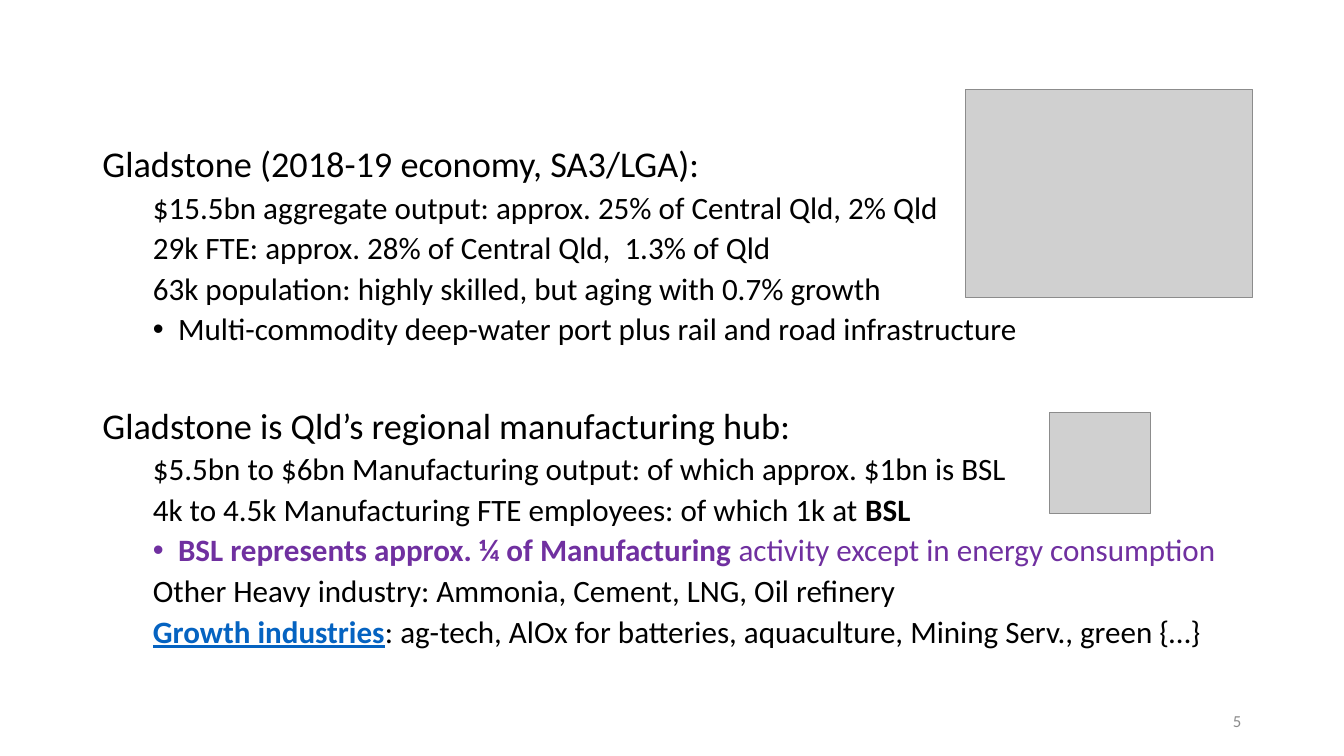
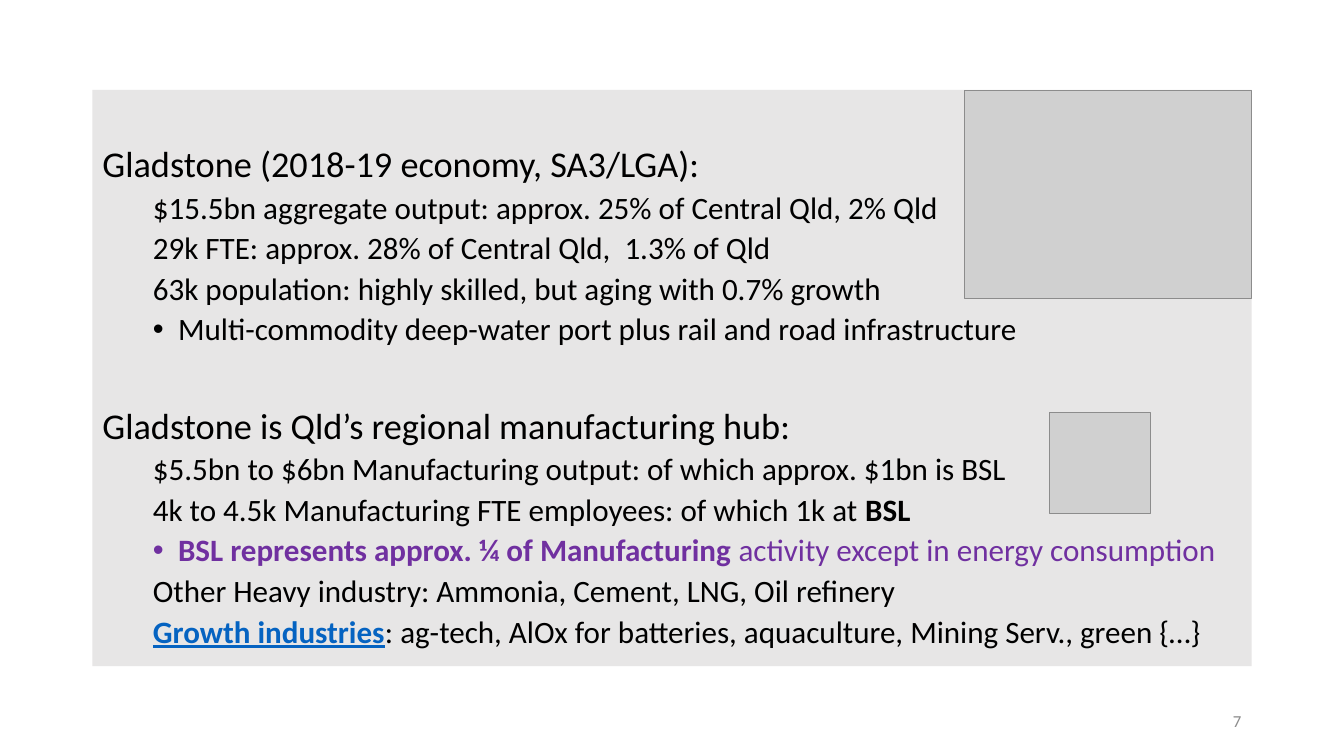
Before and after one commit to patrickocal/gladstone, a slide deck: slide 7 of powerpoint/glad-slides.pptx (slide 5 before the commit). Drawn at 1344x756 pixels with LibreOffice and Linux fonts; fonts in the diff are those of the drawing; grey boxes stand for pictures. Boxes give left, top, right and bottom in pixels: in the first picture for what was removed or moved away, otherwise in the second. Text is boxed around its words. In the diff, an @@ line names an element or a change of style, - is before the commit and + after.

```diff
--- a/powerpoint/glad-slides.pptx
+++ b/powerpoint/glad-slides.pptx
@@ text "Gladstone (2018-19 economy, SA3/LGA):": place and size @@
-text "Gladstone (2018-19 economy, SA3/LGA):" at (102, 150, 1215, 649)
+text "Gladstone (2018-19 economy, SA3/LGA):" at (93, 90, 1252, 666)
@@ text "Gladstone (2018-19 economy, SA3/LGA):" at (93, 90, 1252, 666): fill none to #E7E6E6 @@
@@ page number at (1233, 716, 1241, 727): text changed @@
-5
+7
```
Also in this commit, not shown: 12 other slides changed, 2 other files.
